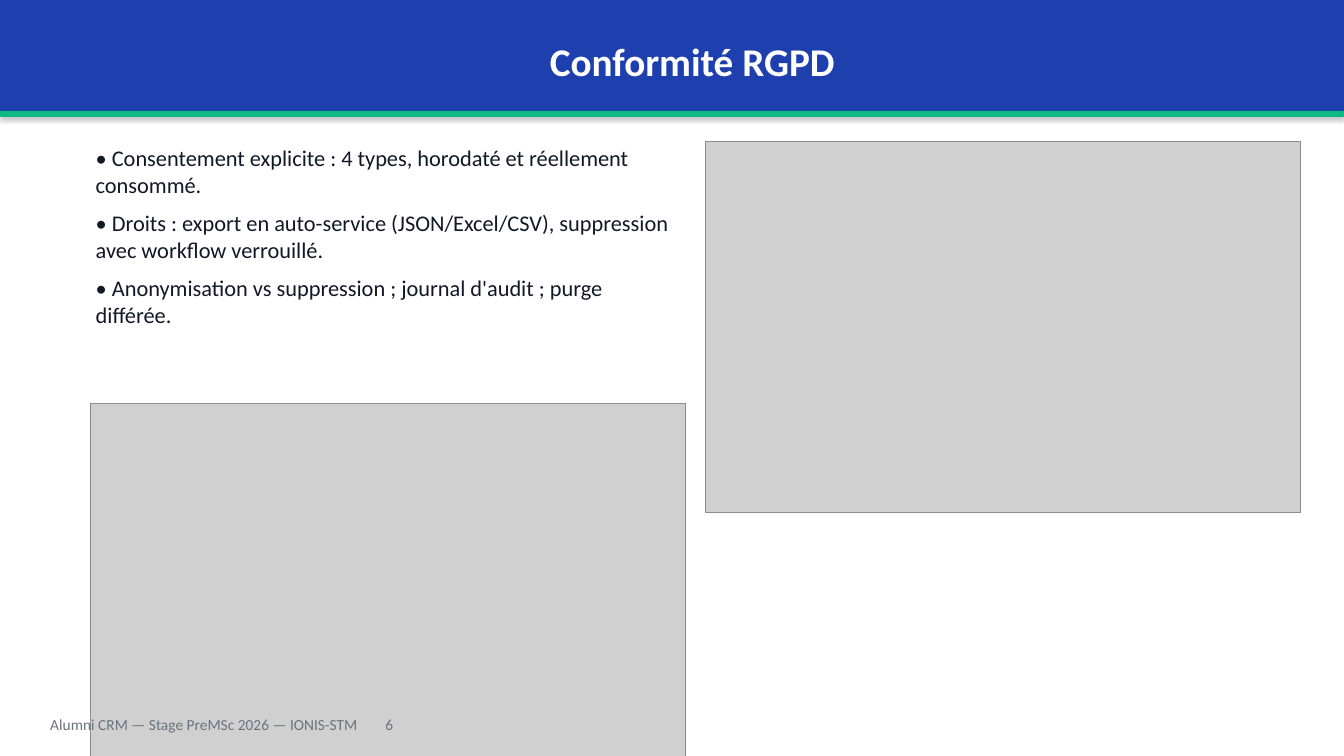
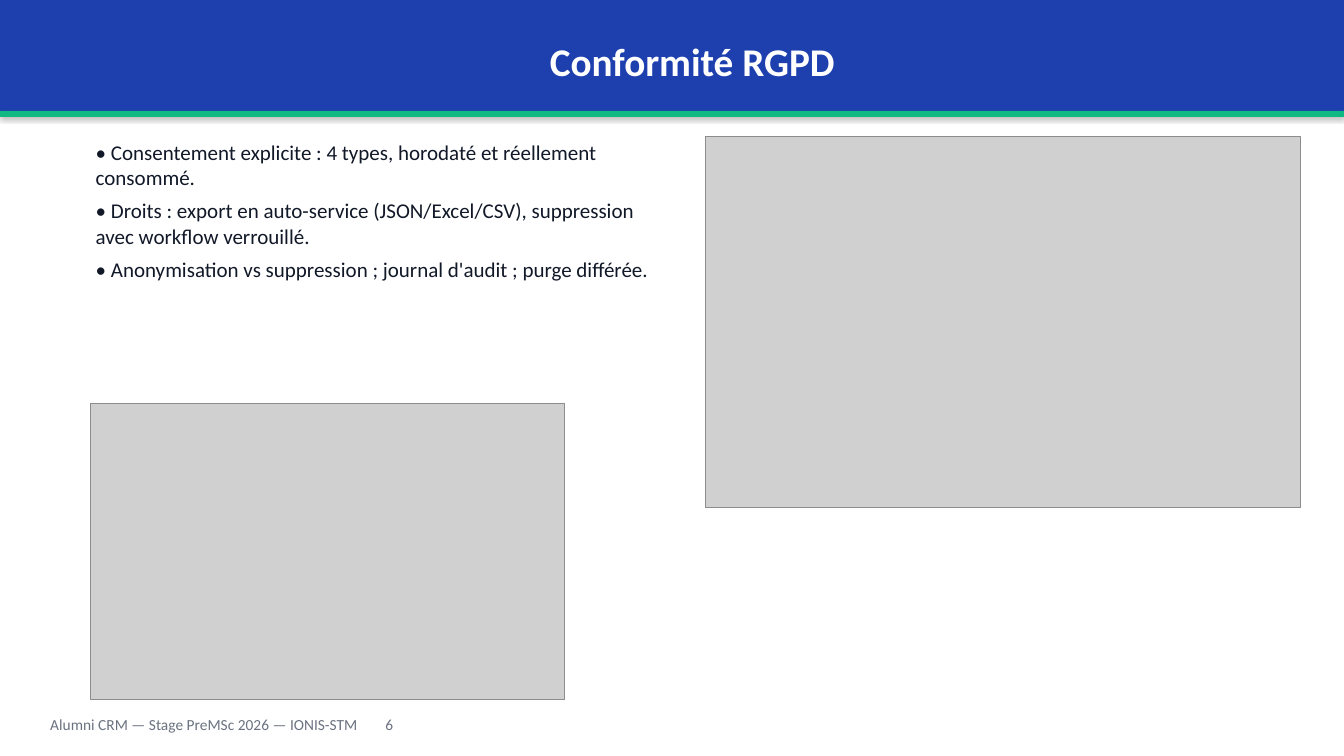
Before and after one commit to Rafikdjm/CRM_IONIS, a slide deck: slide 6 of Rapport/Soutenance - Alumni CRM - PreMSc 2026.pptx. Drawn at 1344x756 pixels with LibreOffice and Linux fonts; fonts in the diff are those of the drawing; grey boxes stand for pictures. Boxes give left, top, right and bottom in pixels: in the first picture for what was removed or moved away, otherwise in the second. Text is boxed around its words. In the diff, an @@ line names an element or a change of style, - is before the commit and + after.

Commit message:
fix(soutenance): fix overflowing slides (goals, demo screenshots, RGPD); no shape exceeds slide bounds

```diff
--- a/Rapport/Soutenance - Alumni CRM - PreMSc 2026.pptx
+++ b/Rapport/Soutenance - Alumni CRM - PreMSc 2026.pptx
@@ text "• Consentement explicite : 4 ..." at (96,145,647,281): size 16 to 15 pt; less space between paragraphs @@
@@ picture: place and size @@
-picture at (706,141,1301,513)
+picture at (706,136,1301,508)
@@ picture: place and size @@
-picture at (91,403,686,756)
+picture at (91,403,565,700)
```
Also in this commit, not shown: 3 other slides changed, 1 other file.
